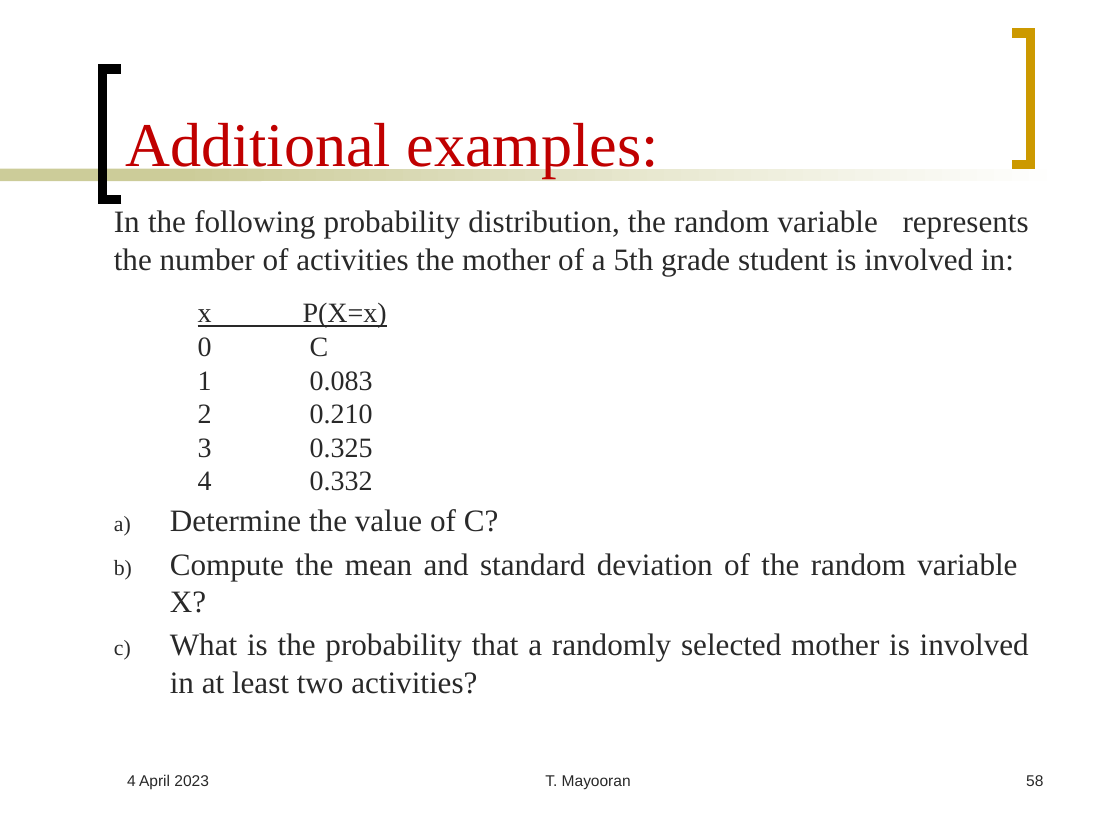
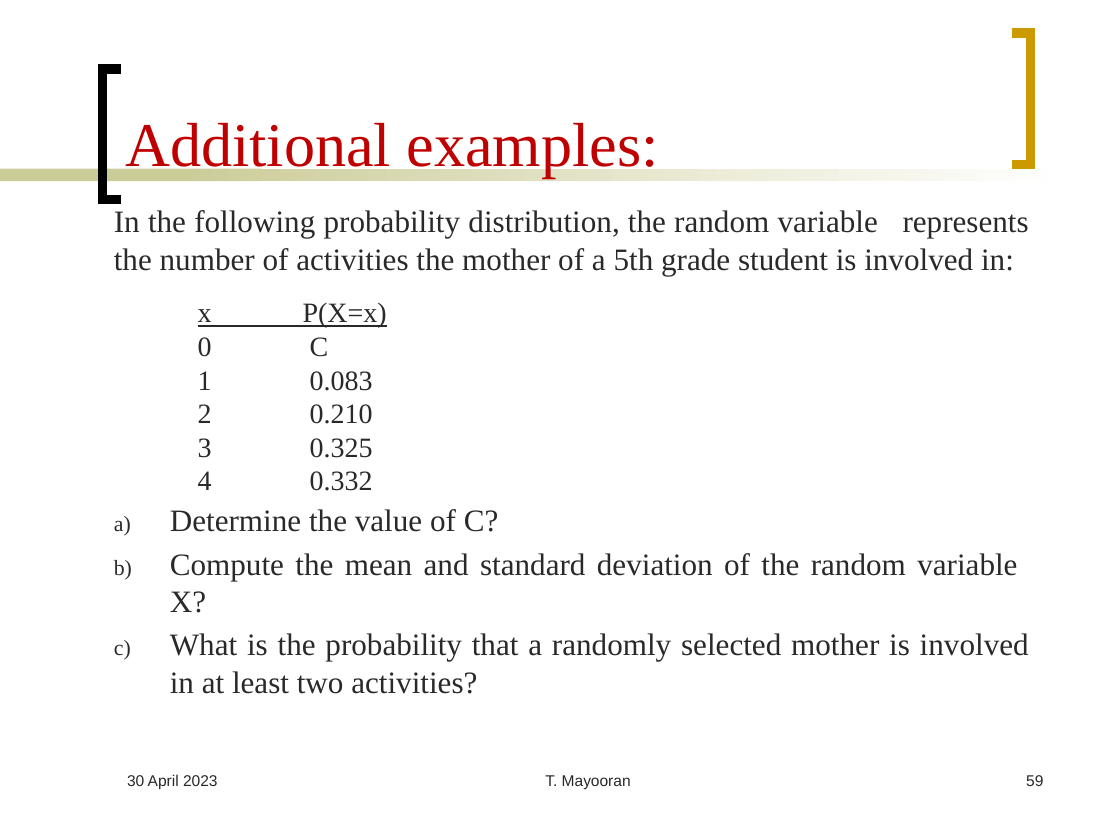
Before and after one commit to Mayooran1987/MC3020, a slide deck: slide 59 of Lec_2.pptx (slide 58 before the commit). Drawn at 1120x840 pixels with LibreOffice and Linux fonts; fonts in the diff are those of the drawing. Boxes give left, top, right and bottom in pixels: in the first picture for what was removed or moved away, otherwise in the second. Text is boxed around its words. In the diff, an @@ line names an element or a change of style, - is before the commit and + after.

```diff
--- a/Lec_2.pptx
+++ b/Lec_2.pptx
@@ text at bbox=[127, 774, 218, 789]: text changed @@
-4 April 2023
+30 April 2023
```
Also in this commit, not shown: 50 other slides changed, 2 slides added, 1 slide removed.
